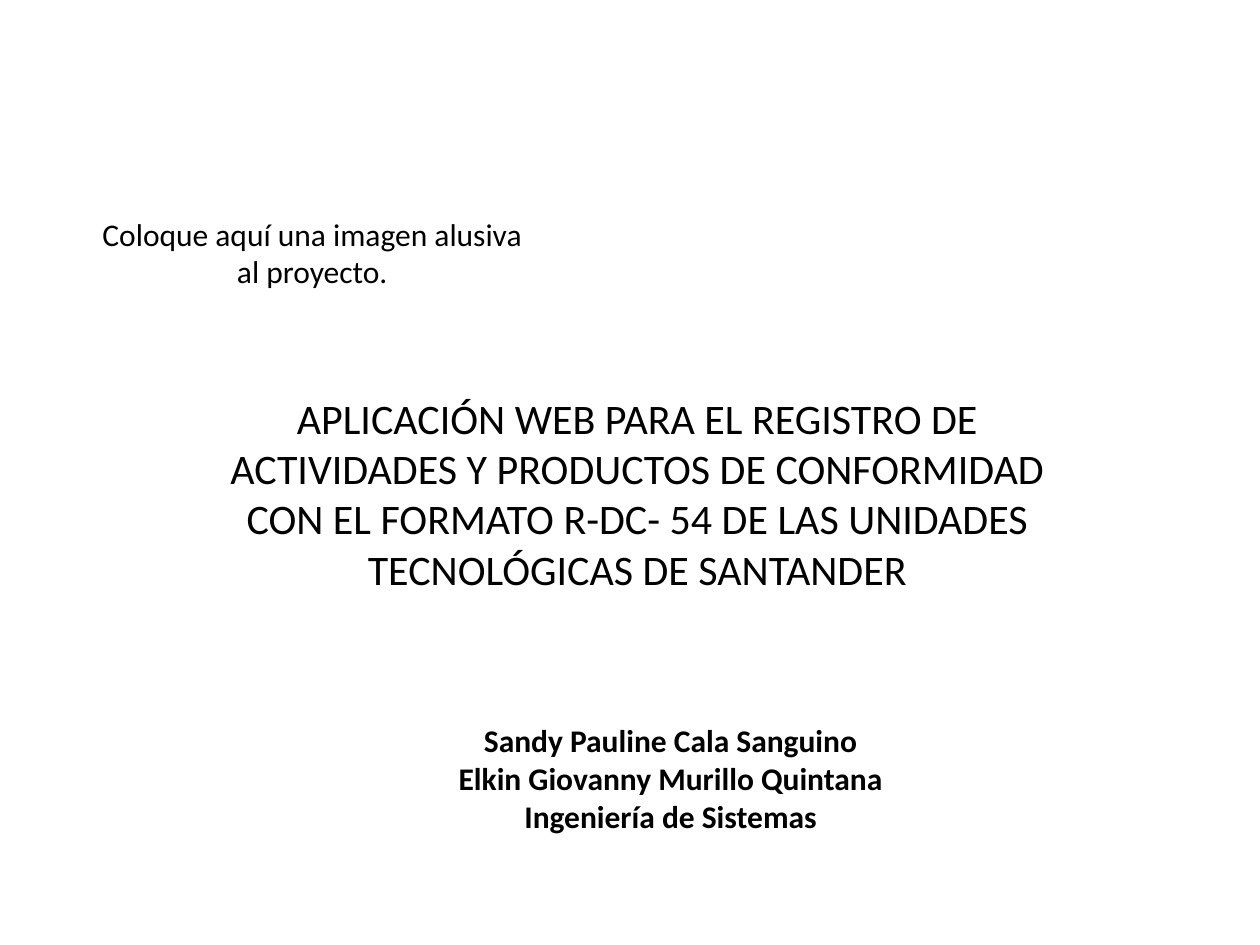
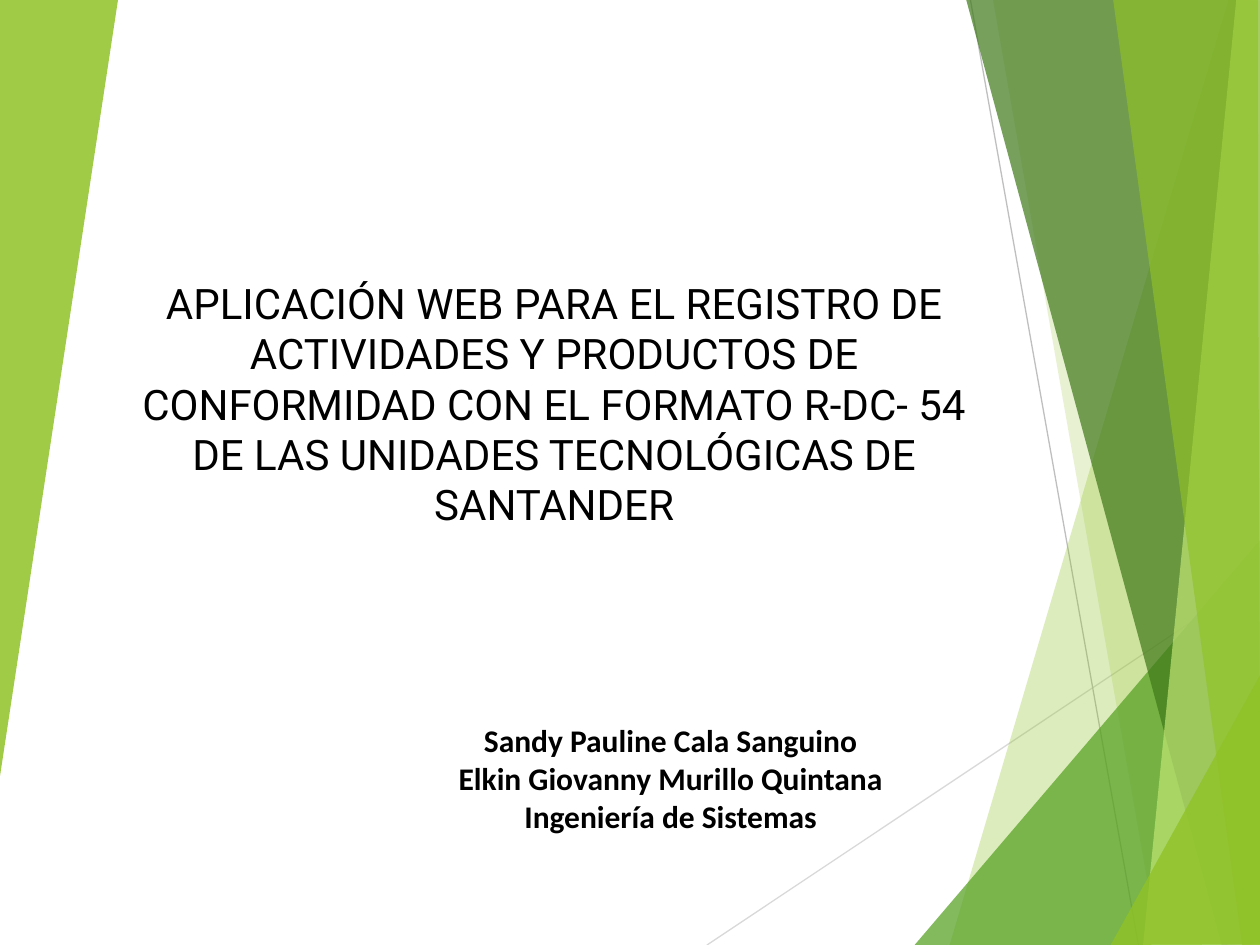
Before and after one commit to andy645jh/ProyectoGrado, a slide deck: slide 1 of extras/docs/rdc_presentacion.pptx. Drawn at 1260x945 pixels with LibreOffice and Linux fonts; fonts in the diff are those of the drawing. Boxes give left, top, right and bottom in pixels: in the first picture for what was removed or moved away, otherwise in the second. Text is boxed around its words. In the diff, an @@ line names an element or a change of style, - is before the commit and + after.

```diff
--- a/extras/docs/rdc_presentacion.pptx
+++ b/extras/docs/rdc_presentacion.pptx
@@ group added at box(0, 0, 1260, 945): 8 freeform shapes, 2 lines @@
@@ text removed at box(102, 224, 521, 288) @@
-Coloque aquí una imagen alusiva al proyecto.
@@ text "APLICACIÓN WEB PARA EL REGISTRO ...": place and size @@
-text "APLICACIÓN WEB PARA EL REGISTRO ..." at box(230, 399, 1044, 586)
+text "APLICACIÓN WEB PARA EL REGISTRO ..." at box(142, 281, 965, 471)
@@ text "APLICACIÓN WEB PARA EL REGISTRO ..." at box(142, 281, 965, 471): font Calibri to Roboto @@
```
Also in this commit, not shown: 8 other slides changed, 9 slides added, 5 slides removed.
